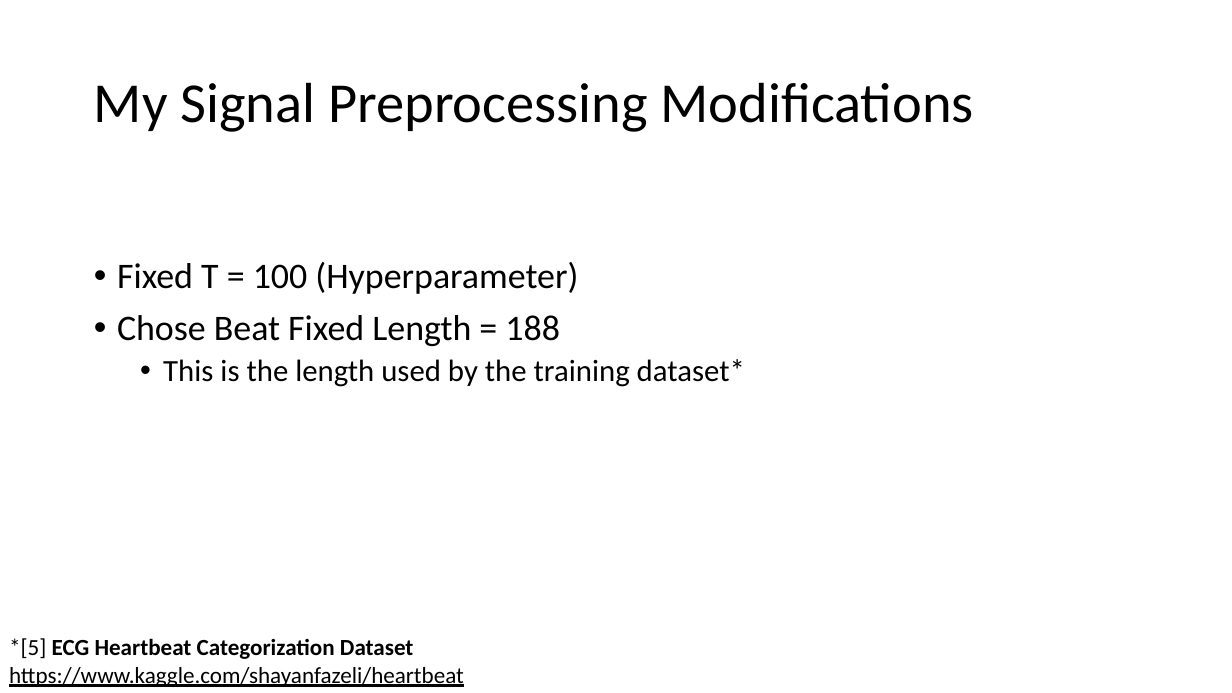
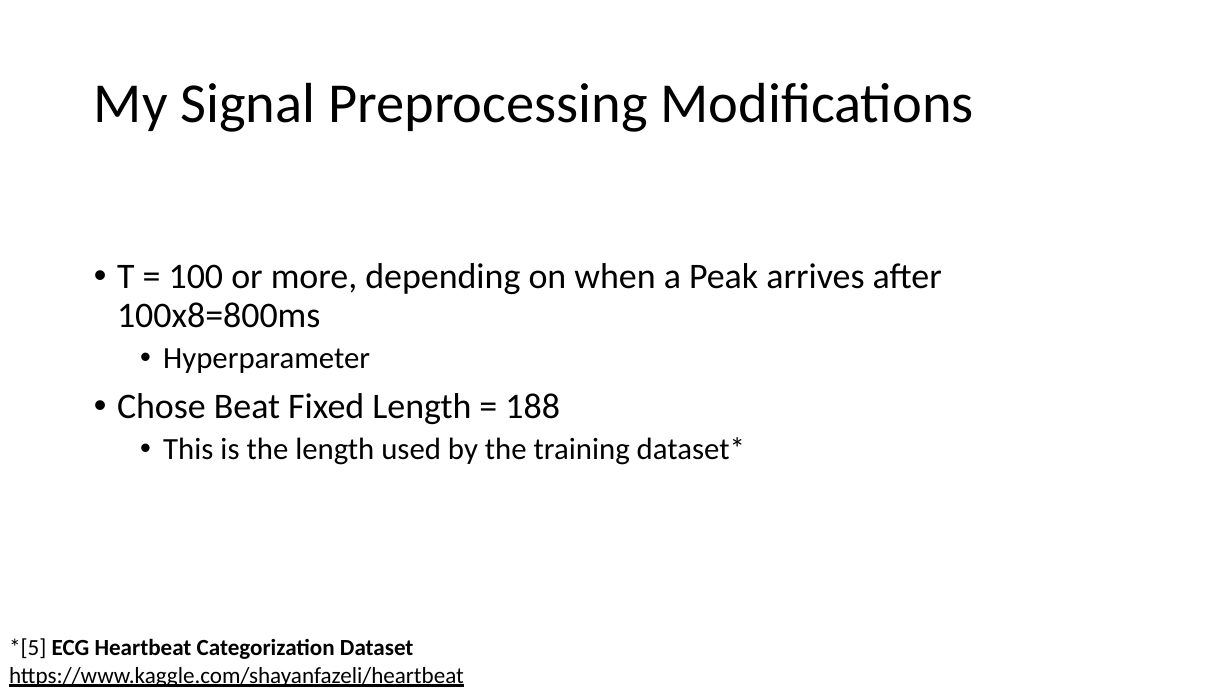
Before and after one commit to djzenma/ECG-Heart-Monitor-STM32-TFLite, a slide deck: slide 17 of Report_Presentation/Presentation.pptx. Drawn at 1232x693 pixels with LibreOffice and Linux fonts; fonts in the diff are those of the drawing. Boxes give left, top, right and bottom in pixels: in the first picture for what was removed or moved away, otherwise in the second. Text is boxed around its words. In the diff, an @@ line names an element or a change of style, - is before the commit and + after.

Commit message:
Added Documentation and modified report and presentation

```diff
--- a/Report_Presentation/Presentation.pptx
+++ b/Report_Presentation/Presentation.pptx
@@ text at box(117, 263, 942, 373): text changed @@
-• Fixed T = 100 (Hyperparameter)
+• T = 100 or more, depending on when a Peak arrives after 100x8=800ms
+  • Hyperparameter
```
Also in this commit, not shown: 4 other files.
